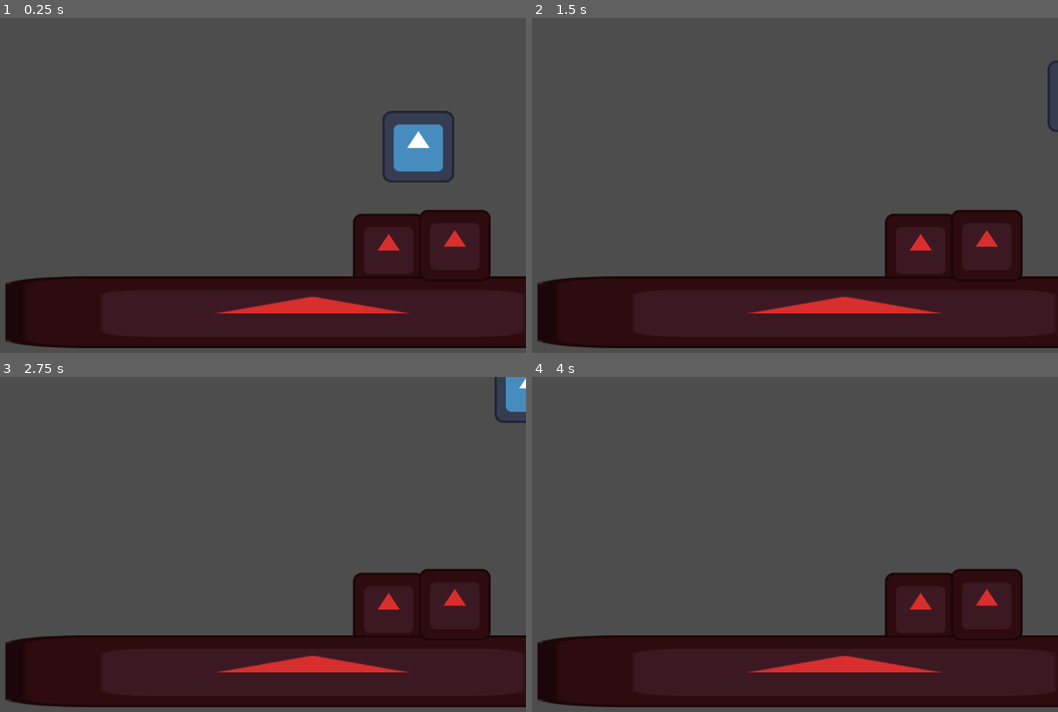
Above: before the commit, frames 1-4 (two rows, left to right).
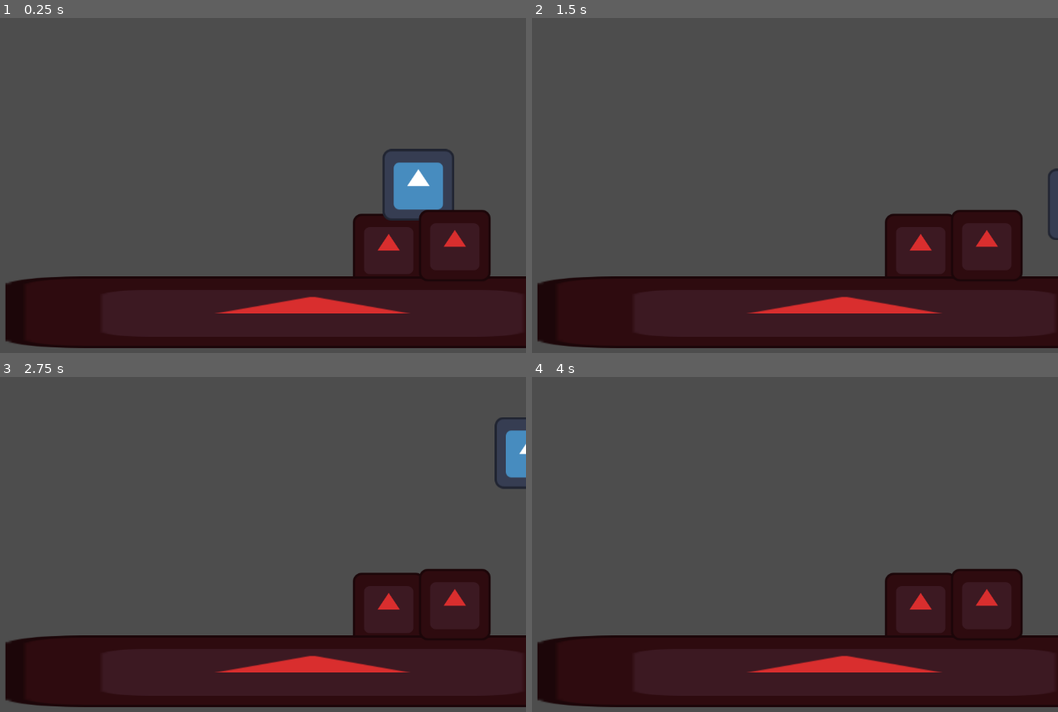
Above: after the commit, the same moments.

Repository: TatusFilipek/GodotTryEndError
Game: Godot game, scene res://scenes/main.tscn
The game is run twice, just before and just after one commit, with the same random seed, the same clock (stepped at 60 frames per second) and the same inputs. The engine's default icon, where the game draws it, is replaced by a stand-in: a white triangle on a blue panel in a dark square.
Inputs:
- Up to frame 1 (0.25 s): no input
- Up to frame 2 (1.5 s): hold W (moveUp) 0.53-1.28 s; hold D (moveRight) from 0.53 s (still down); tap W (moveUp) at 1.35 s
- Up to frame 3 (2.75 s): tap W (moveUp) at 1.52, 1.82 s; tap Enter at 2 s; release D (moveRight) at 2.03 s; hold A (moveLeft) from 2.03 s (still down); hold W (moveUp) from 2.03 s (still down)
- Up to frame 4 (4 s): release A (moveLeft) at 2.78 s; release W (moveUp) at 2.78 s; hold D (moveRight) from 2.78 s (still down); tap W (moveUp) at 2.85, 3.02, 3.32 s; tap Space at 3.5 s; hold W (moveUp) from 3.53 s (still down)

The runs differ from the first frame. In frame 1, 2.7% of the frame differs, in the area x 72-87%, y 27-61%; in frame 2, 0.3%; in frame 3, 1.2%; in frame 4, nothing differs.

Commit message:
Nie udana proba zrobienia maszyny stanow

Diff:
--- a/scripts/player.gd
+++ b/scripts/player.gd
@@ -1,11 +1,15 @@
 extends CharacterBody2D
 
 const MovementSpeed = 150
-const gravityForce = 9.8
-const weight = 1
+const gravityForce = 100
 
-const normalGravityMult = 1.0
+const jumpForce = 150
+
+const normalGravityMult = 10.0
+const fallingGravityMult = 20.2
 var gravityMultiplier = normalGravityMult
+
+const gravityBuffer = 50
 
 const ALLMOVEMENTVARIABLE = 100
 
@@ -18,16 +22,12 @@
 
 # physics update
 func _physics_process(delta: float) -> void:
-	#velocitySandBox.x = MovementDirection() * MovementSpeed
 	velocity.x = MovementDirection() * MovementSpeed * delta
 
 	if not is_on_floor():
-		#velocitySandBox += gravityForce * gravityMultiplier * delta;
-		velocity.y += gravityForce * gravityMultiplier * delta;
+		velocity.y += CalcGravity() * delta;
 
-	#velocity.x = velocitySandBox.x * ALLMOVEMENTVARIABLE * delta
 	velocity.x *= ALLMOVEMENTVARIABLE
-	print(velocity.y)
 	move_and_slide()
 
 func MovementDirection() -> float:
@@ -35,8 +35,19 @@
 	return movementDirection
 
 func Jump() -> void:
-	velocity.y = -100
+	velocity.y = -jumpForce * transform.get_scale().y * 3
 
+func CalcGravity() -> float:
+	gravityMultiplier = normalGravityMult
+	if not is_on_floor():
+		if(velocity.y <= -gravityBuffer): gravityMultiplier = normalGravityMult
+		else: if(velocity.y > -gravityBuffer): gravityMultiplier = fallingGravityMult
+
+	print(velocity.y)
+	return gravityMultiplier * gravityForce + velocity.y * gravityMultiplier/100
 
 #TODO:
-	#Fix gravity
+	#Tinker with the gravity and jump force
+	#make a statemachine
+	#add a camera that follows a player
+	#add an enemy
--- /dev/null
+++ b/scripts/playerStateMachine.gd
@@ -0,0 +1,6 @@
+const Idle: State = State
+const States: Array[State] = [Idle]
+
+const PST = StateMachine.Init(Idle)
+
+func _init() -> void:
--- /dev/null
+++ b/scripts/state.gd
@@ -0,0 +1,11 @@
+@abstract
+class_name State
+
+@abstract
+func PhysicsUpdate(delta) -> void
+
+@abstract
+func _init() -> void
+
+@abstract
+func exit() -> void
--- /dev/null
+++ b/scripts/state.tscn
@@ -0,0 +1,3 @@
+[gd_scene format=3 uid="uid://cvtqrskdfvdjv"]
+
+[node name="State" type="Node2D" unique_id=727662842]
--- /dev/null
+++ b/scripts/stateMachine.gd
@@ -0,0 +1,21 @@
+class_name StateMachine
+
+var lastState: State
+var state: State
+
+func SwitchState(newState: State) -> void:
+	state.exit()
+
+	lastState = state
+	state = newState
+
+	state._init()
+
+func PhysicsUpdate(delta) -> void:
+	state.PhysicsUpdate(delta)
+
+func Init(_state: State) -> void:
+	lastState = _state
+	state = _state
+
+	state._init()
Not shown, added: scripts/playerStateMachine.gd.uid
Not shown, added: scripts/state.gd.uid
Not shown, added: scripts/stateMachine.gd.uid
